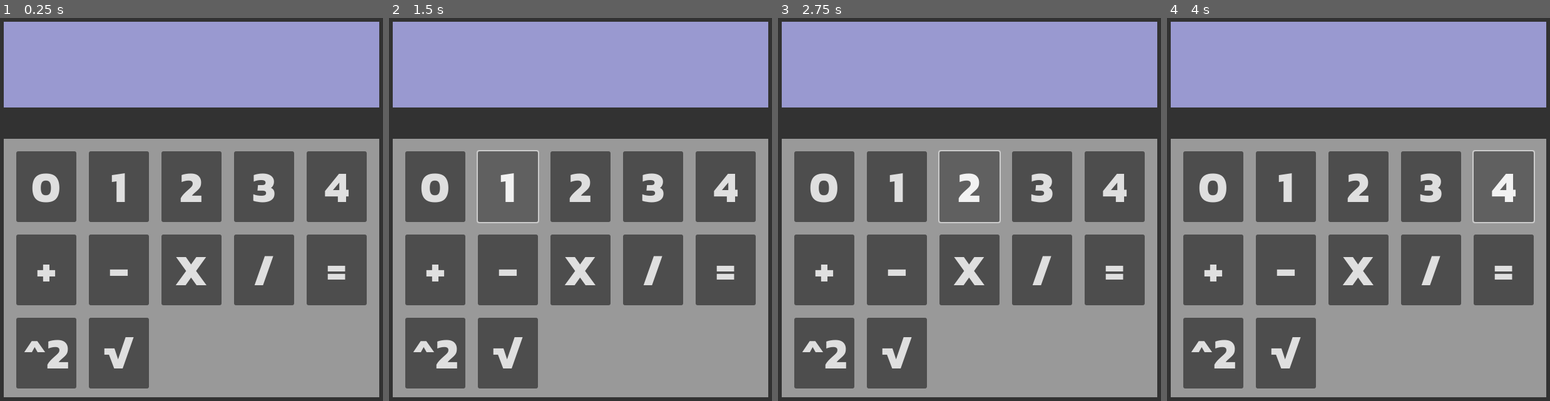
Above: before the commit, frames 1-4 (left to right).
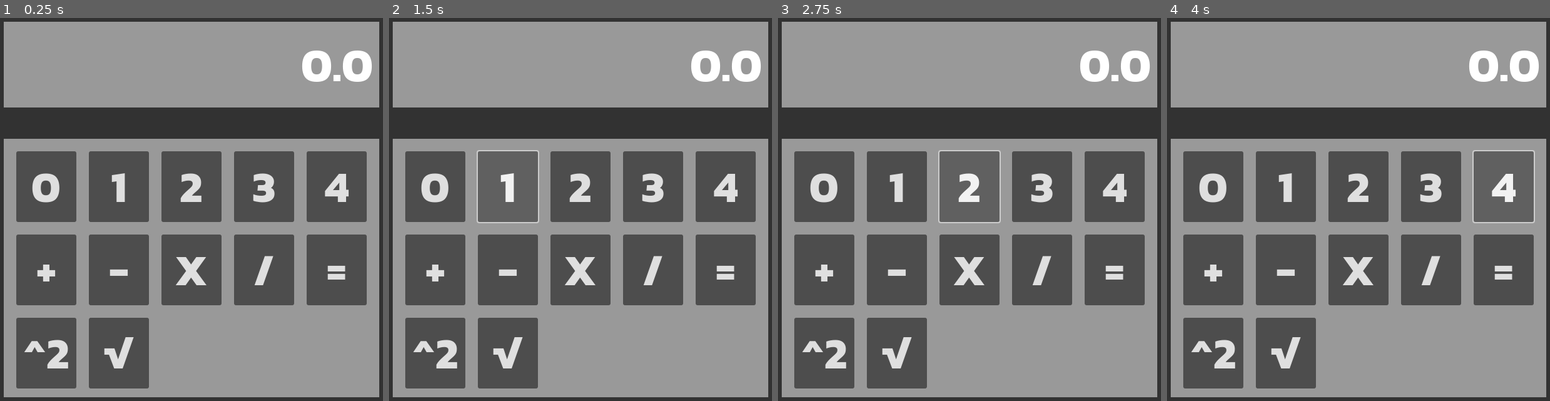
Above: after the commit, the same moments.

Repository: CamComDuck/quinary-calculator
Game: Godot game, scene res://calculator/calculator.tscn
The game is run twice, just before and just after one commit, with the same random seed, the same clock (stepped at 60 frames per second) and the same inputs.
Inputs:
- Up to frame 1 (0.25 s): no input
- Up to frame 2 (1.5 s): click "0" at 0.5 s; click "1" at 1.25 s
- Up to frame 3 (2.75 s): click "2" at 2 s
- Up to frame 4 (4 s): click "3" at 2.75 s; click "4" at 3.5 s

The runs differ from the first frame. In frame 1, 22% of the frame differs, in the area x 0-100%, y 0-24%; in frame 2, 22%; in frame 3, 22%; in frame 4, 22%.

Commit message:
Connect buttons to script with signals

Diff:
--- /dev/null
+++ b/project/calculator/buttons_grid.gd
@@ -0,0 +1,66 @@
+class_name ButtonsGrid
+extends GridContainer
+
+signal on_button_pressed(button_pressed : calc_button)
+
+enum calc_button {
+	ZERO,
+	ONE,
+	TWO,
+	THREE,
+	FOUR,
+	ADD,
+	SUBTRACT,
+	MULTIPLY,
+	DIVIDE,
+	EQUAL,
+	SQUARE,
+	ROOT
+}
+
+func _on_button_0_pressed() -> void:
+	on_button_pressed.emit(calc_button.ZERO)
+
+
+func _on_button_1_pressed() -> void:
+	on_button_pressed.emit(calc_button.ONE)
+
+
+func _on_button_2_pressed() -> void:
+	on_button_pressed.emit(calc_button.TWO)
+
+
+func _on_button_3_pressed() -> void:
+	on_button_pressed.emit(calc_button.THREE)
+
+
+func _on_button_4_pressed() -> void:
+	on_button_pressed.emit(calc_button.FOUR)
+
+
+func _on_button_add_pressed() -> void:
+	on_button_pressed.emit(calc_button.ADD)
+
+
+func _on_button_minus_pressed() -> void:
+	on_button_pressed.emit(calc_button.SUBTRACT)
+
+
+func _on_button_multiply_pressed() -> void:
+	on_button_pressed.emit(calc_button.MULTIPLY)
+
+
+func _on_button_divide_pressed() -> void:
+	on_button_pressed.emit(calc_button.DIVIDE)
+
+
+func _on_button_equal_pressed() -> void:
+	on_button_pressed.emit(calc_button.EQUAL)
+
+
+func _on_button_square_pressed() -> void:
+	on_button_pressed.emit(calc_button.SQUARE)
+
+
+func _on_button_root_pressed() -> void:
+	on_button_pressed.emit(calc_button.ROOT)
--- a/project/calculator/calculator.gd
+++ b/project/calculator/calculator.gd
@@ -2,12 +2,17 @@
 extends Node2D
 
 var last_button_pressed : int = -1
+
+@onready var display_text := %DisplayText as DisplayText
 
 
 func divide(num_1 : int, num_2 : int) -> float:
 	return num_1 / num_2
 
 
-func _on_button_1_pressed() -> void:
-	last_button_pressed = 1
-	print("1")
+func _update_display(new_display_text : String) -> void:
+	display_text.update_display(new_display_text)
+
+
+func _on_button_pressed(button_pressed : ButtonsGrid.calc_button) -> void:
+	print(ButtonsGrid.calc_button.keys()[button_pressed])
--- a/project/calculator/calculator.tscn
+++ b/project/calculator/calculator.tscn
@@ -1,13 +1,12 @@
-[gd_scene load_steps=6 format=3 uid="uid://cwwcrxd7jp1cd"]
+[gd_scene load_steps=7 format=3 uid="uid://cwwcrxd7jp1cd"]
 
 [ext_resource type="Script" uid="uid://c3a2n3hsnlpys" path="res://calculator/calculator.gd" id="1_3mgqa"]
+[ext_resource type="Script" uid="uid://cw5li5kpv1ig6" path="res://calculator/buttons_grid.gd" id="2_ifdmr"]
 [ext_resource type="Theme" uid="uid://dva8k2jbei0v5" path="res://theme.tres" id="2_mi0oq"]
+[ext_resource type="Script" uid="uid://digoxk2t2burs" path="res://calculator/output_text.gd" id="3_v3hrq"]
 
 [sub_resource type="StyleBoxFlat" id="StyleBoxFlat_fp73n"]
 bg_color = Color(0.197937, 0.197937, 0.197937, 1)
-
-[sub_resource type="StyleBoxFlat" id="StyleBoxFlat_mi0oq"]
-bg_color = Color(0.6, 0.6, 0.815686, 1)
 
 [sub_resource type="StyleBoxFlat" id="StyleBoxFlat_ifdmr"]
 
@@ -42,10 +41,28 @@
 theme_override_constants/separation = 50
 alignment = 1
 
-[node name="OutputPanel" type="Panel" parent="Panel/MarginContainer/VBoxContainer"]
+[node name="DisplayPanel" type="Panel" parent="Panel/MarginContainer/VBoxContainer"]
 layout_mode = 2
 size_flags_vertical = 3
-theme_override_styles/panel = SubResource("StyleBoxFlat_mi0oq")
+theme_override_styles/panel = SubResource("StyleBoxFlat_ifdmr")
+
+[node name="MarginContainer" type="MarginContainer" parent="Panel/MarginContainer/VBoxContainer/DisplayPanel"]
+layout_mode = 0
+offset_right = 600.0
+offset_bottom = 137.0
+theme_override_constants/margin_left = 10
+theme_override_constants/margin_top = 10
+theme_override_constants/margin_right = 10
+theme_override_constants/margin_bottom = 10
+
+[node name="DisplayText" type="Label" parent="Panel/MarginContainer/VBoxContainer/DisplayPanel/MarginContainer"]
+unique_name_in_owner = true
+layout_mode = 2
+theme = ExtResource("2_mi0oq")
+text = "0.0"
+horizontal_alignment = 2
+vertical_alignment = 1
+script = ExtResource("3_v3hrq")
 
 [node name="ButtonsPanel" type="Panel" parent="Panel/MarginContainer/VBoxContainer"]
 layout_mode = 2
@@ -67,6 +84,7 @@
 theme_override_constants/h_separation = 20
 theme_override_constants/v_separation = 20
 columns = 5
+script = ExtResource("2_ifdmr")
 
 [node name="button_0" type="Button" parent="Panel/MarginContainer/VBoxContainer/ButtonsPanel/MarginContainer/ButtonsGrid"]
 layout_mode = 2
@@ -153,15 +171,16 @@
 theme = ExtResource("2_mi0oq")
 text = "√"
 
-[connection signal="pressed" from="Panel/MarginContainer/VBoxContainer/ButtonsPanel/MarginContainer/ButtonsGrid/button_0" to="." method="_on_button_1_pressed"]
-[connection signal="pressed" from="Panel/MarginContainer/VBoxContainer/ButtonsPanel/MarginContainer/ButtonsGrid/button_1" to="." method="_on_button_1_pressed"]
-[connection signal="pressed" from="Panel/MarginContainer/VBoxContainer/ButtonsPanel/MarginContainer/ButtonsGrid/button_2" to="." method="_on_button_1_pressed"]
-[connection signal="pressed" from="Panel/MarginContainer/VBoxContainer/ButtonsPanel/MarginContainer/ButtonsGrid/button_3" to="." method="_on_button_1_pressed"]
-[connection signal="pressed" from="Panel/MarginContainer/VBoxContainer/ButtonsPanel/MarginContainer/ButtonsGrid/button_4" to="." method="_on_button_1_pressed"]
-[connection signal="pressed" from="Panel/MarginContainer/VBoxContainer/ButtonsPanel/MarginContainer/ButtonsGrid/button_+" to="." method="_on_button_1_pressed"]
-[connection signal="pressed" from="Panel/MarginContainer/VBoxContainer/ButtonsPanel/MarginContainer/ButtonsGrid/button_-" to="." method="_on_button_1_pressed"]
-[connection signal="pressed" from="Panel/MarginContainer/VBoxContainer/ButtonsPanel/MarginContainer/ButtonsGrid/button_X" to="." method="_on_button_1_pressed"]
-[connection signal="pressed" from="Panel/MarginContainer/VBoxContainer/ButtonsPanel/MarginContainer/ButtonsGrid/button_D" to="." method="_on_button_1_pressed"]
-[connection signal="pressed" from="Panel/MarginContainer/VBoxContainer/ButtonsPanel/MarginContainer/ButtonsGrid/button_=" to="." method="_on_button_1_pressed"]
-[connection signal="pressed" from="Panel/MarginContainer/VBoxContainer/ButtonsPanel/MarginContainer/ButtonsGrid/button_SQ" to="." method="_on_button_1_pressed"]
-[connection signal="pressed" from="Panel/MarginContainer/VBoxContainer/ButtonsPanel/MarginContainer/ButtonsGrid/button_SR" to="." method="_on_button_1_pressed"]
+[connection signal="on_button_pressed" from="Panel/MarginContainer/VBoxContainer/ButtonsPanel/MarginContainer/ButtonsGrid" to="." method="_on_button_pressed"]
+[connection signal="pressed" from="Panel/MarginContainer/VBoxContainer/ButtonsPanel/MarginContainer/ButtonsGrid/button_0" to="Panel/MarginContainer/VBoxContainer/ButtonsPanel/MarginContainer/ButtonsGrid" method="_on_button_0_pressed"]
+[connection signal="pressed" from="Panel/MarginContainer/VBoxContainer/ButtonsPanel/MarginContainer/ButtonsGrid/button_1" to="Panel/MarginContainer/VBoxContainer/ButtonsPanel/MarginContainer/ButtonsGrid" method="_on_button_1_pressed"]
+[connection signal="pressed" from="Panel/MarginContainer/VBoxContainer/ButtonsPanel/MarginContainer/ButtonsGrid/button_2" to="Panel/MarginContainer/VBoxContainer/ButtonsPanel/MarginContainer/ButtonsGrid" method="_on_button_2_pressed"]
+[connection signal="pressed" from="Panel/MarginContainer/VBoxContainer/ButtonsPanel/MarginContainer/ButtonsGrid/button_3" to="Panel/MarginContainer/VBoxContainer/ButtonsPanel/MarginContainer/ButtonsGrid" method="_on_button_3_pressed"]
+[connection signal="pressed" from="Panel/MarginContainer/VBoxContainer/ButtonsPanel/MarginContainer/ButtonsGrid/button_4" to="Panel/MarginContainer/VBoxContainer/ButtonsPanel/MarginContainer/ButtonsGrid" method="_on_button_4_pressed"]
+[connection signal="pressed" from="Panel/MarginContainer/VBoxContainer/ButtonsPanel/MarginContainer/ButtonsGrid/button_+" to="Panel/MarginContainer/VBoxContainer/ButtonsPanel/MarginContainer/ButtonsGrid" method="_on_button_add_pressed"]
+[connection signal="pressed" from="Panel/MarginContainer/VBoxContainer/ButtonsPanel/MarginContainer/ButtonsGrid/button_-" to="Panel/MarginContainer/VBoxContainer/ButtonsPanel/MarginContainer/ButtonsGrid" method="_on_button_minus_pressed"]
+[connection signal="pressed" from="Panel/MarginContainer/VBoxContainer/ButtonsPanel/MarginContainer/ButtonsGrid/button_X" to="Panel/MarginContainer/VBoxContainer/ButtonsPanel/MarginContainer/ButtonsGrid" method="_on_button_multiply_pressed"]
+[connection signal="pressed" from="Panel/MarginContainer/VBoxContainer/ButtonsPanel/MarginContainer/ButtonsGrid/button_D" to="Panel/MarginContainer/VBoxContainer/ButtonsPanel/MarginContainer/ButtonsGrid" method="_on_button_divide_pressed"]
+[connection signal="pressed" from="Panel/MarginContainer/VBoxContainer/ButtonsPanel/MarginContainer/ButtonsGrid/button_=" to="Panel/MarginContainer/VBoxContainer/ButtonsPanel/MarginContainer/ButtonsGrid" method="_on_button_equal_pressed"]
+[connection signal="pressed" from="Panel/MarginContainer/VBoxContainer/ButtonsPanel/MarginContainer/ButtonsGrid/button_SQ" to="Panel/MarginContainer/VBoxContainer/ButtonsPanel/MarginContainer/ButtonsGrid" method="_on_button_square_pressed"]
+[connection signal="pressed" from="Panel/MarginContainer/VBoxContainer/ButtonsPanel/MarginContainer/ButtonsGrid/button_SR" to="Panel/MarginContainer/VBoxContainer/ButtonsPanel/MarginContainer/ButtonsGrid" method="_on_button_root_pressed"]
--- /dev/null
+++ b/project/calculator/output_text.gd
@@ -0,0 +1,5 @@
+class_name DisplayText
+extends Label
+
+func update_display(new_display_text : String) -> void:
+	text = new_display_text
--- a/project/theme.tres
+++ b/project/theme.tres
@@ -5,3 +5,5 @@
 [resource]
 Button/font_sizes/font_size = 70
 Button/fonts/font = ExtResource("1_e1x85")
+Label/font_sizes/font_size = 75
+Label/fonts/font = ExtResource("1_e1x85")
Not shown, added: project/calculator/buttons_grid.gd.uid
Not shown, added: project/calculator/output_text.gd.uid
